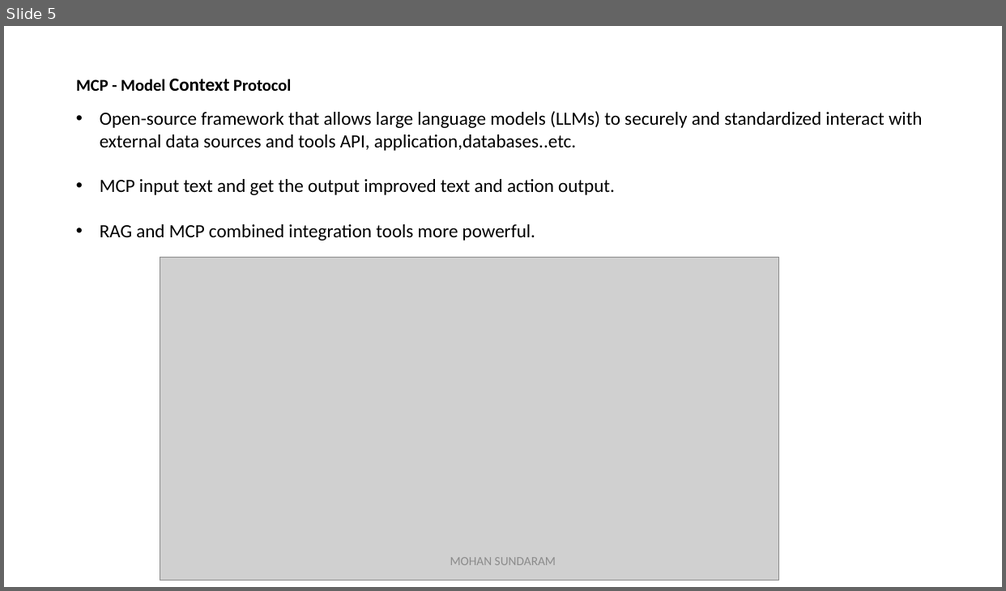
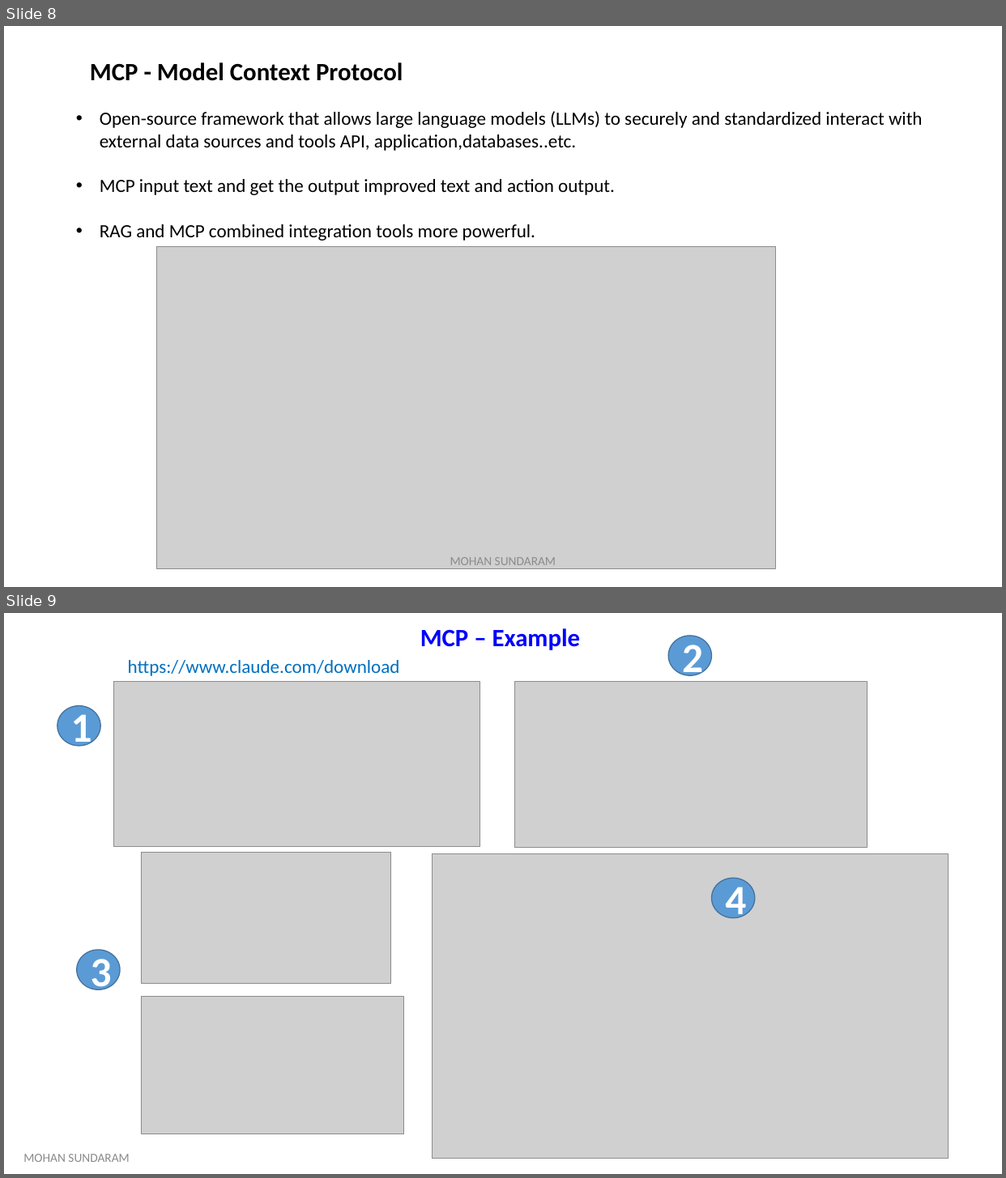
Before and after one commit to mohan4295work/Doc, a slide deck: Artificial Intelligence.pptx. Shown one above the other, each under a label of ours: slide 5 before the commit, slides 8 and 9 after it. The pictures are 1006x591 and 1006x1178 pixels, drawn with LibreOffice and Linux fonts; fonts in the diff are those of the drawing; grey boxes stand for pictures. Boxes give left, top, right and bottom in pixels: in the first picture for what was removed or moved away, otherwise in the second. Text is boxed around its words. In the diff, an @@ line names an element or a change of style, - is before the commit and + after.

```diff
--- a/Artificial Intelligence.pptx
+++ b/Artificial Intelligence.pptx
@@ slide 9 added at (x1=4, y1=613, x2=1002, y2=1174), background #FFFFFF @@
@@ title added at (x1=420, y1=628, x2=580, y2=650), 24 pt, text #0000FF, bold @@
+MCP – Example
@@ ellipse added at (x1=669, y1=636, x2=712, y2=675), fill #5B9BD5, outline #43739E 1 pt, 40 pt, text #FFFFFF, bold @@
+2
@@ text added at (x1=128, y1=660, x2=400, y2=676), 18 pt, text #0070C0 @@
+https://www.claude.com/download
@@ picture added at (x1=114, y1=682, x2=480, y2=847) @@
@@ picture added at (x1=514, y1=682, x2=867, y2=848) @@
@@ ellipse added at (x1=57, y1=706, x2=100, y2=746), fill #5B9BD5, outline #43739E 1 pt, 40 pt, text #FFFFFF, bold @@
+1
@@ picture added at (x1=141, y1=852, x2=391, y2=983) @@
@@ picture added at (x1=432, y1=854, x2=948, y2=1159) @@
@@ ellipse added at (x1=711, y1=878, x2=755, y2=918), fill #5B9BD5, outline #43739E 1 pt, 40 pt, text #FFFFFF, bold @@
+4
@@ ellipse added at (x1=77, y1=950, x2=120, y2=990), fill #5B9BD5, outline #43739E 1 pt, 40 pt, text #FFFFFF, bold @@
+3
@@ picture added at (x1=141, y1=996, x2=404, y2=1135) @@
@@ text added at (x1=23, y1=1154, x2=129, y2=1162), 12 pt, text #8C8C8C @@
+MOHAN SUNDARAM
@@ what was slide 5 is now slide 8 @@
@@ slide 8 changed as well @@
@@ title "MCP - Model Context Protocol" moved from (x1=76, y1=79, x2=291, y2=91) to (x1=90, y1=62, x2=403, y2=81) @@
@@ title "MCP - Model Context Protocol" at (x1=90, y1=62, x2=403, y2=81): size 16 to 24 pt in "MCP - Model Protocol"; size 18 to 24 pt in "Context" @@
@@ picture moved from (x1=160, y1=258, x2=778, y2=580) to (x1=157, y1=246, x2=775, y2=569) @@
```
Also in this commit, not shown: 5 other slides changed, 6 other slides added, 1 slide removed.
